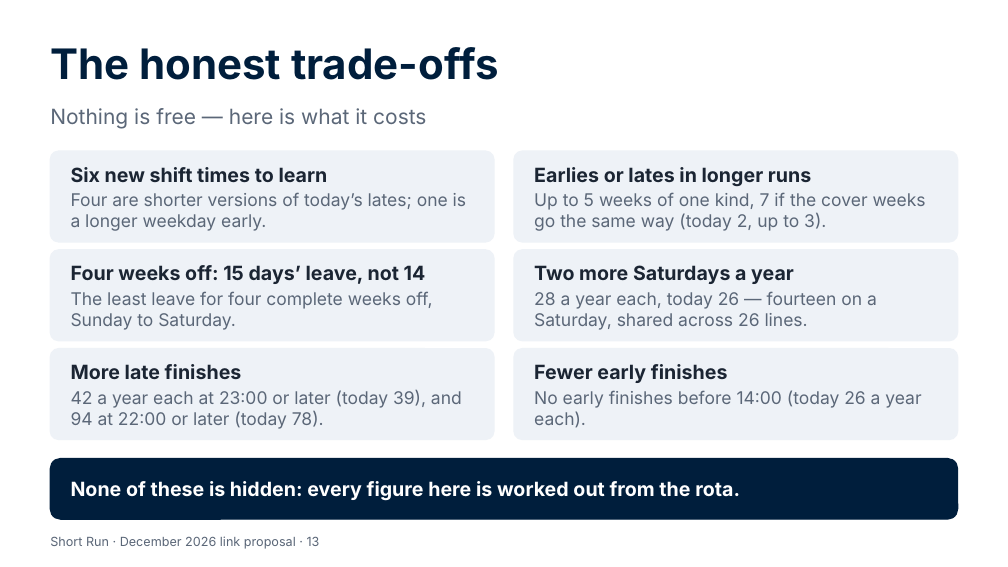
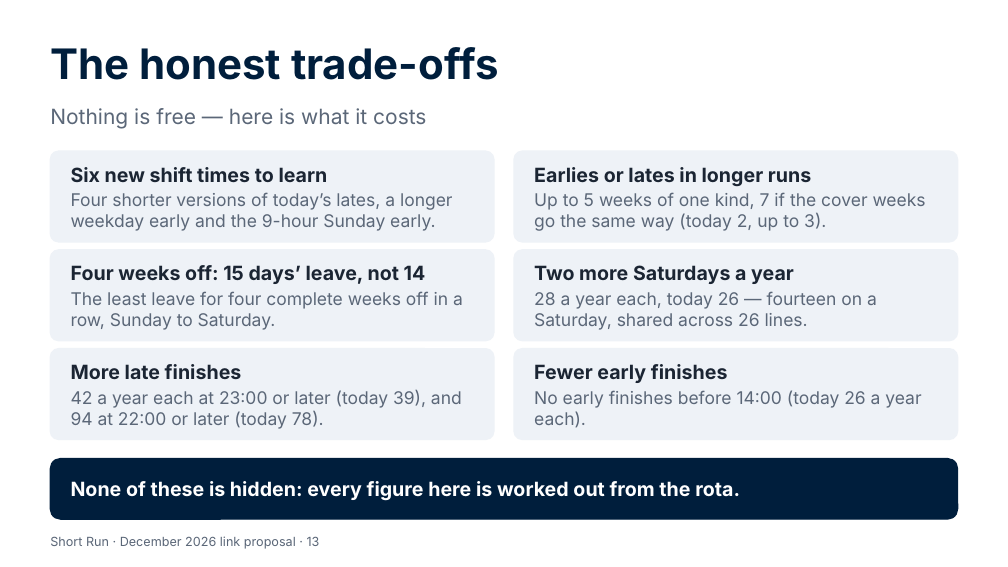
Before and after one commit to Garethdavidmiller/roster-app, a slide deck: slide 13 of docs/links-26/presentations/Short-Run-for-colleagues.pptx. Drawn at 1008x567 pixels with LibreOffice and Linux fonts; fonts in the diff are those of the drawing. Boxes give left, top, right and bottom in pixels: in the first picture for what was removed or moved away, otherwise in the second. Text is boxed around its words. In the diff, an @@ line names an element or a change of style, - is before the commit and + after.

```diff
--- a/docs/links-26/presentations/Short-Run-for-colleagues.pptx
+++ b/docs/links-26/presentations/Short-Run-for-colleagues.pptx
@@ text at (71,192,453,231): text changed @@
-Four are shorter versions of today’s lates; one is a longer weekday early.
+Four shorter versions of today’s lates, a longer weekday early and the 9-hour Sunday early.
@@ text at (71,291,463,330): text changed @@
-The least leave for four complete weeks off, Sunday to Saturday.
+The least leave for four complete weeks off in a row, Sunday to Saturday.
```
Also in this commit, not shown: 3 other slides changed, 16 other files.
